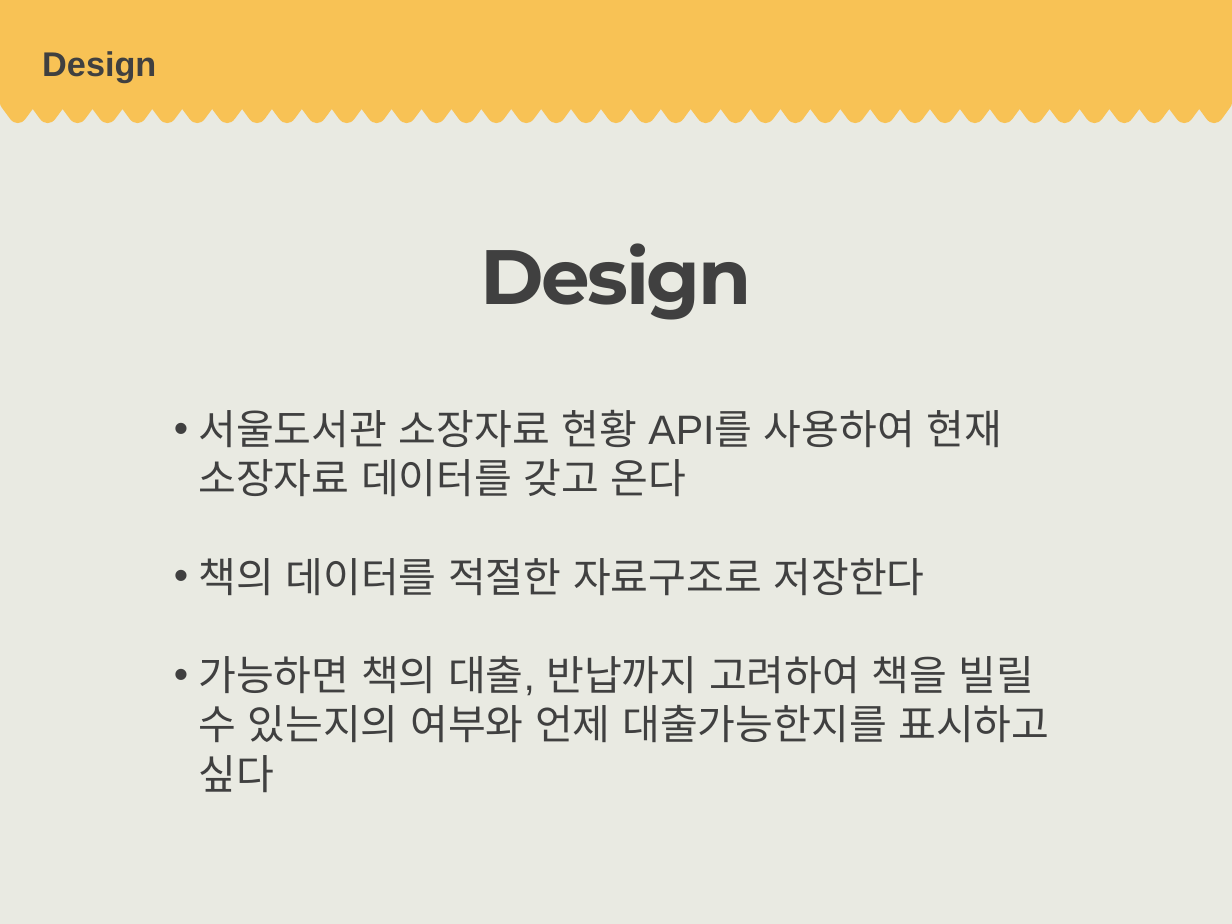
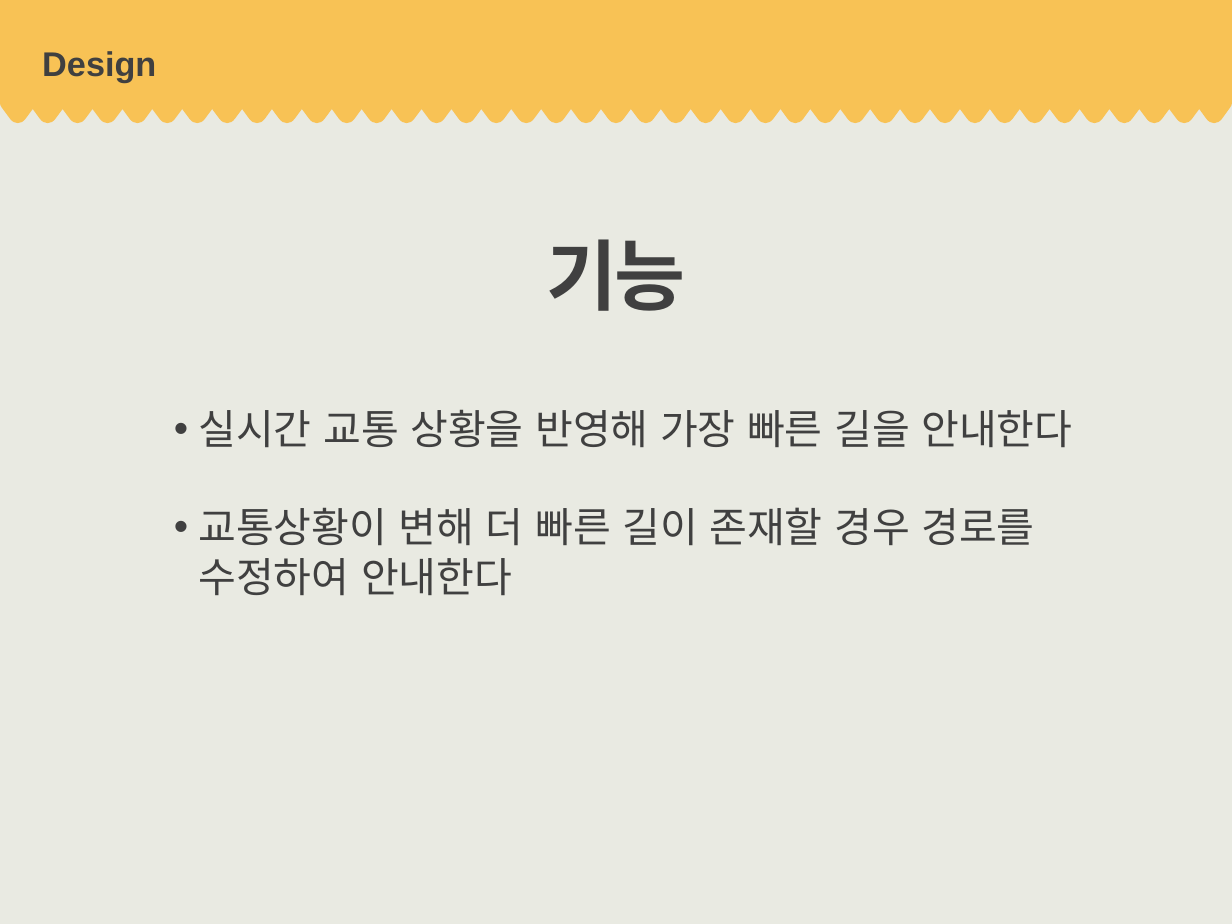
Before and after one commit to ilovethisid/Data-Structure-Design, a slide deck: slide 8 of week1.pptx (slide 6 before the commit). Drawn at 1232x924 pixels with LibreOffice and Linux fonts; fonts in the diff are those of the drawing. Boxes give left, top, right and bottom in pixels: in the first picture for what was removed or moved away, otherwise in the second. Text is boxed around its words. In the diff, an @@ line names an element or a change of style, - is before the commit and + after.

```diff
--- a/week1.pptx
+++ b/week1.pptx
@@ text at box(546, 239, 685, 311): text changed @@
-Design
+기능
@@ text at box(198, 409, 1072, 595): text changed @@
-• 서울도서관 소장자료 현황 API를 사용하여 현재 소장자료 데이터를 갖고 온다
-• 책의 데이터를 적절한 자료구조로 저장한다
-• 가능하면 책의 대출, 반납까지 고려하여 책을 빌릴 수 있는지의 여부와 언제 대출가능한지를 표시하고 싶다
+• 실시간 교통 상황을 반영해 가장 빠른 길을 안내한다
+• 교통상황이 변해 더 빠른 길이 존재할 경우 경로를 수정하여 안내한다
```
Also in this commit, not shown: 3 other slides changed, 8 slides added, 3 slides removed.
